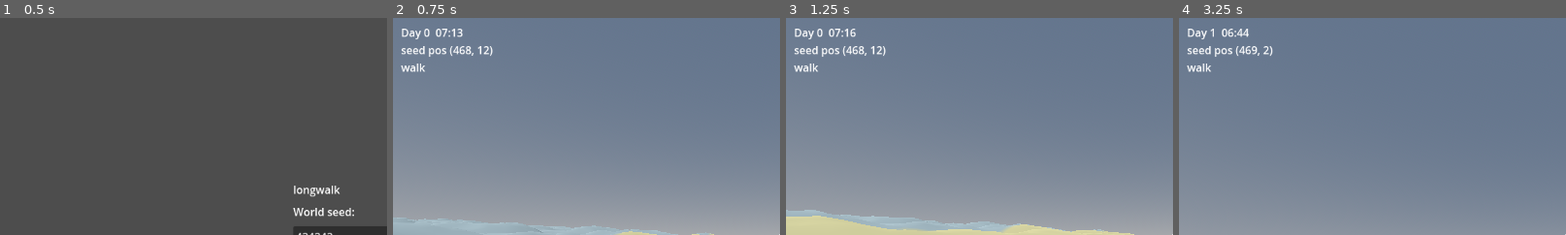
Above: before the commit, frames 1-4 (left to right).
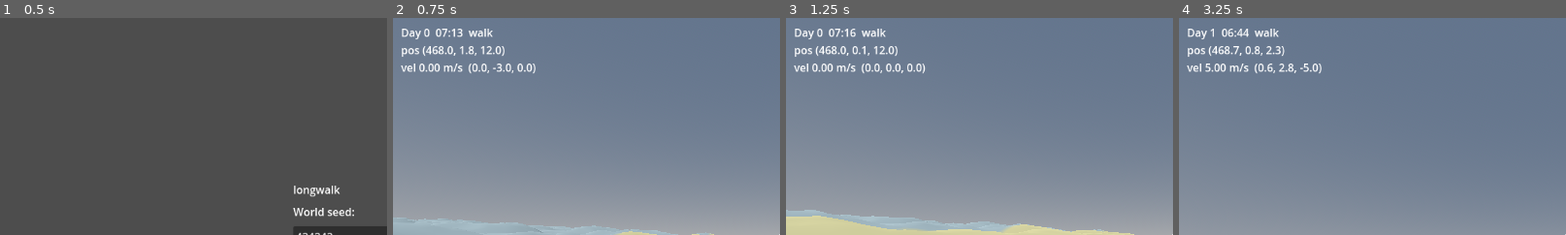
Above: after the commit, the same moments.

Repository: sentania-labs/longwalk
Game: Godot game, scene res://scenes/main.tscn
Two runs of this game, one before a commit and one after it. Both use one fixed random seed, a clock stepped at 60 frames per second and the inputs below.
Inputs (mouse positions are % of the whole screen's width and height, from its top left):
- Up to frame 1 (0.5 s): no input
- Up to frame 2 (0.75 s): click "Explore" at 0.5 s
- Up to frame 3 (1.25 s): no input
- Up to frame 4 (3.25 s): move the mouse to (55, 50) at 1.27 s; hold R (sleep) 1.28-2.03 s; hold W (move_forward) from 1.28 s (still down); tap Space (jump) at 1.52, 1.82, 2.27, 2.57, 3.05 s; tap Shift (sprint) at 1.55, 2.1 s; move the mouse to (45, 50) at 2.02 s; tap C (toggle_camera) at 2.3 s; move the mouse to (52, 48) at 2.77 s; hold C (toggle_camera) from 2.78 s (still down)
The pictures show only the part of the screen within x 0-50%, y 0-50%; the shares and areas given below are measured in that part.

Frame 1 is identical in both runs. In frame 2, 1.5% of the frame differs, in the area x 2-37%, y 4-26%; in frame 3, 1.4%; in frame 4, 1.4%.

Commit message:
M2 fix: input actions from a shared table, HUD position and velocity
Move the input action bindings into src/render/input_actions.gd as the single
source of truth that game_main registers from, and add test/test_input_map.gd
(wired into run_tests.sh and CI) asserting every action the render code
references by name is actually registered, so a WASD/Esc key can never be
silently dead in an export. Also add a live per-frame HUD readout of the
player's world position and velocity (magnitude and vector) so movement is
objectively confirmable from the HUD alone.

Diff:
--- a/src/render/game_main.gd
+++ b/src/render/game_main.gd
@@ -20,6 +20,7 @@
 const TerrainChunkScript := preload("res://src/render/terrain_chunk.gd")
 const WaterScript := preload("res://src/render/water.gd")
 const DayNightScript := preload("res://src/render/day_night.gd")
+const InputActionsScript := preload("res://src/render/input_actions.gd")
 const PlayerScene := preload("res://scenes/player.tscn")
 
 const DEFAULT_SEED := 424242
@@ -192,7 +193,15 @@
 
 	if _hud != null and _day_night != null:
 		var state := "swim" if _player.swimming else "walk"
-		_hud.text = "%s\nseed pos (%.0f, %.0f)\n%s" % [_day_night.time_string(), logical.x, logical.z, state]
+		var vel: Vector3 = _player.velocity
+		var speed := Vector2(vel.x, vel.z).length()
+		# Position and velocity update every frame so a playtester can confirm
+		# movement objectively from the HUD, independent of visual terrain cues.
+		_hud.text = "%s  %s\npos (%.1f, %.1f, %.1f)\nvel %.2f m/s  (%.1f, %.1f, %.1f)" % [
+			_day_night.time_string(), state,
+			logical.x, logical.y, logical.z,
+			speed, vel.x, vel.y, vel.z,
+		]
 
 	if _smoketest_frames >= 0:
 		_frames += 1
@@ -225,26 +234,12 @@
 	print("[game_main] rebased origin by %s, new origin=%s" % [shift, render_origin])
 
 
-# --- Input actions (defined in code so project.godot stays minimal) ---------
+# --- Input actions ----------------------------------------------------------
+# Registered in code (so project.godot stays minimal) from the single binding
+# table in input_actions.gd, which the regression test also reads so the two
+# cannot drift.
 func _setup_input_actions() -> void:
-	_add_key_action("move_forward", KEY_W)
-	_add_key_action("move_back", KEY_S)
-	_add_key_action("move_left", KEY_A)
-	_add_key_action("move_right", KEY_D)
-	_add_key_action("sprint", KEY_SHIFT)
-	_add_key_action("jump", KEY_SPACE)
-	_add_key_action("sleep", KEY_R)
-	_add_key_action("toggle_camera", KEY_C)
-	_add_key_action("toggle_mouse", KEY_ESCAPE)
-
-
-func _add_key_action(action: String, physical_key: int) -> void:
-	if InputMap.has_action(action):
-		return
-	InputMap.add_action(action)
-	var ev := InputEventKey.new()
-	ev.physical_keycode = physical_key
-	InputMap.action_add_event(action, ev)
+	InputActionsScript.register()
 
 
 func _parse_args(raw: PackedStringArray) -> Dictionary:
--- /dev/null
+++ b/src/render/input_actions.gd
@@ -0,0 +1,41 @@
+extends RefCounted
+class_name InputActions
+
+# Single source of truth for the game's input action names and their default
+# physical-key bindings. game_main registers these at startup and the player
+# controller polls them by name; test/test_input_map.gd asserts the two can
+# never drift (every action the controller references must live in this map, and
+# every entry here must land in the live InputMap). RENDER-side: input is a
+# render/UI concern and the sim core never reads it.
+#
+# The actions are registered in code (rather than baked into project.godot) so
+# the project descriptor stays minimal, but the binding table lives here, apart
+# from the wiring, precisely so a test can verify it without booting the game.
+#
+# Physical keycodes (not logical keycodes) are used so WASD lands on the same
+# physical keys regardless of keyboard layout, and so the bindings survive the
+# export unchanged.
+
+const BINDINGS := {
+	"move_forward": KEY_W,
+	"move_back": KEY_S,
+	"move_left": KEY_A,
+	"move_right": KEY_D,
+	"sprint": KEY_SHIFT,
+	"jump": KEY_SPACE,
+	"sleep": KEY_R,
+	"toggle_camera": KEY_C,
+	"toggle_mouse": KEY_ESCAPE,
+}
+
+
+# Register every binding above into the live InputMap, idempotently. Called once
+# at startup by game_main, and directly by the regression test.
+static func register() -> void:
+	for action in BINDINGS:
+		if InputMap.has_action(action):
+			continue
+		InputMap.add_action(action)
+		var ev := InputEventKey.new()
+		ev.physical_keycode = BINDINGS[action]
+		InputMap.action_add_event(action, ev)
--- /dev/null
+++ b/test/test_input_map.gd
@@ -0,0 +1,79 @@
+extends SceneTree
+
+# Regression guard for the "WASD/Esc do nothing" class of bug: if the player
+# controller polls an input action that was never registered in the InputMap,
+# Input.is_action_pressed() silently returns false forever and the key is dead.
+# That is invisible until someone playtests the export, so it is pinned here.
+#
+# This test asserts two things, both against the SAME source of truth
+# (input_actions.gd, which the running game also registers from):
+#   1. Every binding in InputActions.BINDINGS lands in the live InputMap after
+#      InputActions.register() runs (the game's startup path).
+#   2. Every action name the render code actually references by string (via
+#      Input.is_action_pressed / get_action_strength / etc., or the equivalent
+#      InputEvent.is_action_pressed) exists in that InputMap. This is the check
+#      that would have caught the drift: a controller referencing an action the
+#      binding table forgot.
+#
+# Invocation (run by tools/run_tests.sh):
+#   godot --headless --script res://test/test_input_map.gd
+
+const InputActionsScript := preload("res://src/render/input_actions.gd")
+
+# Render scripts that reference input actions by name. Scanned as text so a typo
+# or a newly-referenced-but-unregistered action fails CI, not a playtest.
+const SCANNED_SOURCES := [
+	"res://src/render/player_controller.gd",
+	"res://src/render/game_main.gd",
+]
+
+
+func _initialize() -> void:
+	var failures := 0
+
+	# 1. The game's own registration path must populate the InputMap.
+	InputActionsScript.register()
+	for action in InputActionsScript.BINDINGS:
+		failures += _check(InputMap.has_action(action), "InputMap has registered action '%s'" % action)
+
+	# 2. Every action name referenced in render source must be registered.
+	var referenced := _scan_referenced_actions()
+	failures += _check(referenced.size() > 0, "found action references in render source (%d)" % referenced.size())
+	for action in referenced:
+		failures += _check(InputMap.has_action(action),
+			"referenced action '%s' is registered (would be a silently-dead key otherwise)" % action)
+
+	if failures == 0:
+		print("\nAll input-map checks passed.")
+		quit(0)
+	else:
+		print("\n%d input-map check(s) FAILED." % failures)
+		quit(1)
+
+
+# Collect the distinct action-name string literals passed to the input-polling
+# calls across SCANNED_SOURCES.
+func _scan_referenced_actions() -> Array:
+	var re := RegEx.new()
+	# Matches is_action_pressed("x") / is_action_just_pressed / is_action_released
+	# / is_action_just_released / get_action_strength / get_action_raw_strength.
+	re.compile('(?:is_action_pressed|is_action_just_pressed|is_action_released|is_action_just_released|get_action_strength|get_action_raw_strength)\\(\\s*"([^"]+)"')
+	var found := {}
+	for path in SCANNED_SOURCES:
+		var f := FileAccess.open(path, FileAccess.READ)
+		if f == null:
+			push_error("could not open %s for scanning" % path)
+			continue
+		var text := f.get_as_text()
+		f.close()
+		for m in re.search_all(text):
+			found[m.get_string(1)] = true
+	return found.keys()
+
+
+func _check(condition: bool, label: String) -> int:
+	if condition:
+		print("[PASS] %s" % label)
+		return 0
+	print("[FAIL] %s" % label)
+	return 1
Not shown, changed: tools/run_tests.sh
